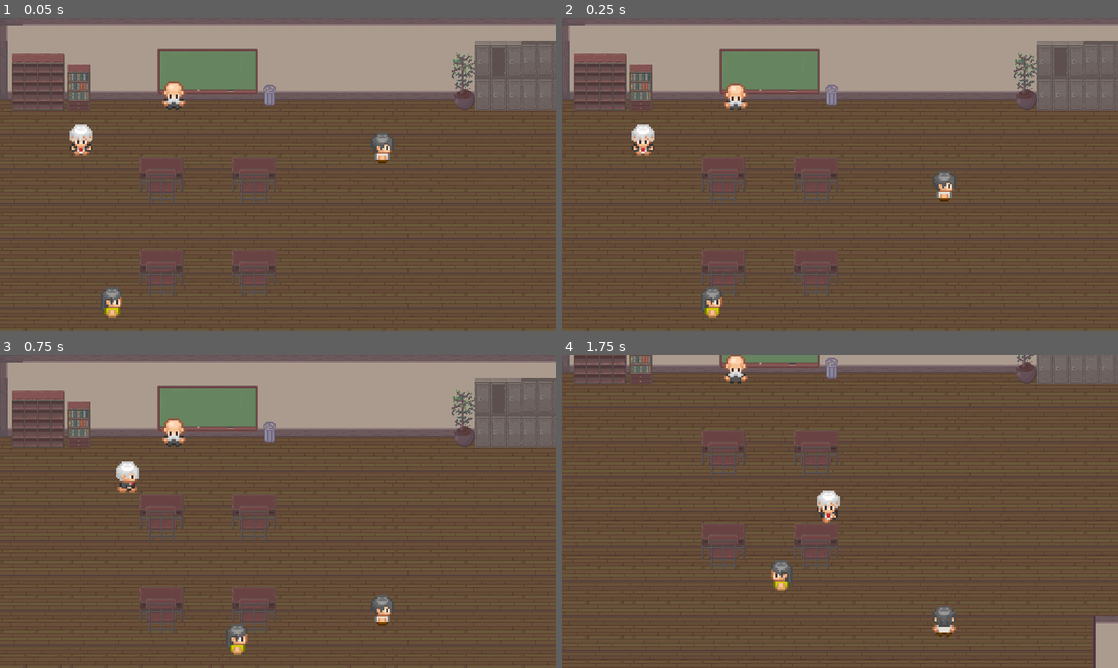
Above: before the commit, frames 1-4 (two rows, left to right).
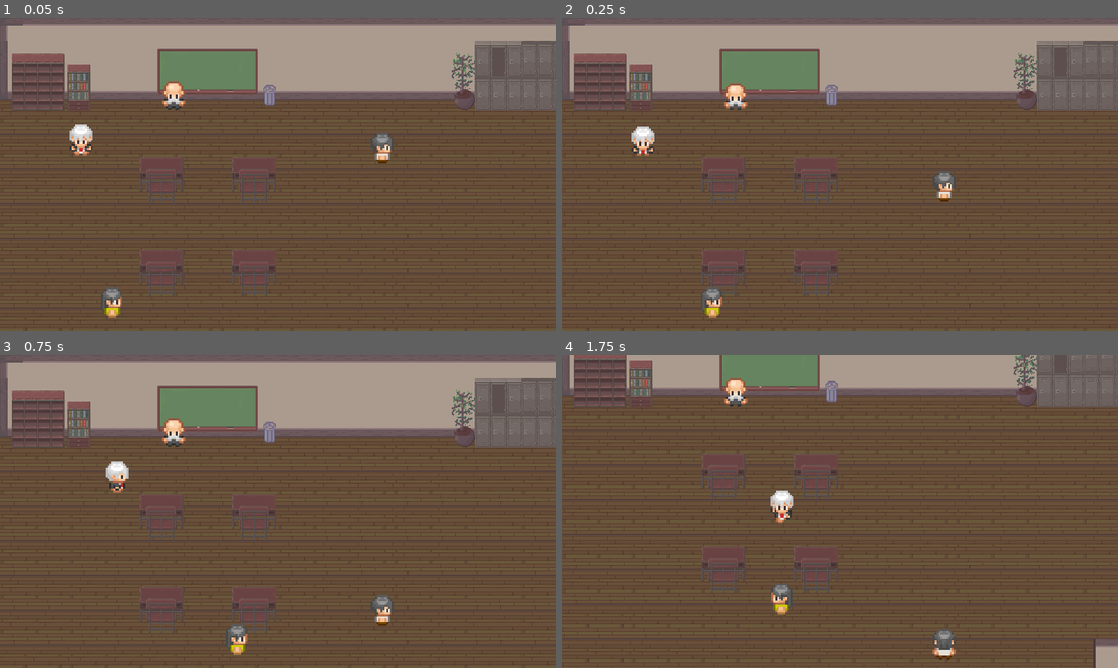
Above: after the commit, the same moments.

Repository: louis-uwie/GameOutput1_TileMovement
Game: Godot game, scene res://scenes/components/world.tscn
Same seed, same stepped clock (60 frames per second), same inputs: the game is played once before the commit and once after it.
Inputs:
- Up to frame 1 (0.05 s): no input
- Up to frame 2 (0.25 s): no input
- Up to frame 3 (0.75 s): hold Right (ui_right) from 0.53 s (still down)
- Up to frame 4 (1.75 s): release Right (ui_right) at 1.28 s; hold Down (ui_down) from 1.28 s (still down)

Frame 1 is identical in both runs. In frame 2, 0.2% of the frame differs, in the area x 12-17%, y 34-44%; in frame 3, 0.5%; in frame 4, 24%, in the area x 0-100%, y 0-100%.

Commit message:
Movement Fix

Diff:
--- a/assets/scripts/player.gd
+++ b/assets/scripts/player.gd
@@ -1,76 +1,70 @@
-extends Node2D
+extends CharacterBody2D
 
-var player_speed = 200
-var player_velocity = Vector2()
+var tile_size = 32
+var inputs = {"ui_right": Vector2.RIGHT,
+			"ui_left": Vector2.LEFT,
+			"ui_up": Vector2.UP,
+			"ui_down": Vector2.DOWN}
 
-var goal_position = Vector2()
 var last_direction = ""
-var tp_here = Vector2(816,416)
+var is_teleporting = false
+var tp_here = Vector2(816,400)
+var is_moving = false
+var animate = false
+const animation_speed = 8
 
-var is_moving = false
-var is_teleporting = false
 @onready var animation = $AnimatedSprite2D
-
+@onready var ray = $RayCast2D
 
 func _ready():
-	animation.play("idle")
-	player_velocity = Vector2()
+	print(inputs)
+	animation.play("idle_down")
 
-func _process(delta):
+func _physics_process(delta):
+	if animate:
+		return
 
-	if is_moving or is_teleporting:
-		# Normalize diagonal movement
-		player_velocity = player_velocity.normalized()
+	if !is_moving:
+		if last_direction == "up":
+			animation.play("idle_up")
+		elif last_direction == "down":
+			animation.play("idle_down")
+		elif last_direction == "left":
+			animation.play("idle_left")
+		elif last_direction == "right":
+			animation.play("idle_right")
 
-		# Update player position based on input and speed
-		var new_position = get_position() + player_velocity * player_speed * delta
-		set_position(new_position)
-
-		var distance = sqrt((new_position.x - goal_position.x)**2 + (new_position.y - goal_position.y)**2)
-
-		if distance <= 16:
-			player_velocity = Vector2()
-			set_position(goal_position)
+	for dir in inputs.keys():
+		if Input.is_action_pressed(dir):
+			is_moving = true
+			move(dir)
+		else:
 			is_moving = false
 
-	else:
-		if Input.is_action_pressed("ui_right"):
-			animation.play("right")
-			player_velocity.x += 1
-			goal_position = get_position() + player_velocity * 32
-			is_moving = true
-			last_direction = "right"
+func move(dir):
+	if dir == "ui_up":
+		animation.play("up")
+		last_direction = "up"
+	elif dir == "ui_down":
+		animation.play("down")
+		last_direction = "down"
+	elif dir == "ui_left":
+		animation.play("left")
+		last_direction = "left"
+	elif dir == "ui_right":
+		animation.play("right")
+		last_direction = "right"
 
-		elif Input.is_action_pressed("ui_left"):
-			animation.play("left")
-			player_velocity.x -= 1
-			goal_position = get_position() + player_velocity * 32
-			is_moving = true
-			last_direction = "left"
+	ray.target_position = inputs[dir] * tile_size
+	ray.force_raycast_update()
+	if !ray.is_colliding():
 
-		elif Input.is_action_pressed("ui_down"):
-			animation.play("down")
-			player_velocity.y += 1
-			goal_position = get_position() + player_velocity * 32
-			is_moving = true
-			last_direction = "down"
-
-		elif Input.is_action_pressed("ui_up"):
-			animation.play("up")
-			player_velocity.y -= 1
-			goal_position = get_position() + player_velocity * 32
-			is_moving = true
-			last_direction = "up"
-
-		else:
-			if last_direction == "right":
-				animation.play("idle_right")
-			elif last_direction == "left":
-				animation.play("idle_left")
-			elif last_direction == "up":
-				animation.play("idle_up")
-			elif last_direction == "down":
-				animation.play("idle_wdown")
+		var tween = create_tween()
+		tween.tween_property(self, "position",
+			position + inputs[dir] *    tile_size, 1.0/animation_speed).set_trans(Tween.TRANS_SINE)
+		animate = true
+		await tween.finished
+		animate = false
 
 
 func _on_area_2d_body_entered(body):
@@ -79,5 +73,4 @@
 	await get_tree().create_timer(3).timeout
 	is_teleporting = false
 	set_position(tp_here)
-
 	pass # Replace with function body.
--- a/scenes/components/clsmt_m_black.tscn
+++ b/scenes/components/clsmt_m_black.tscn
@@ -1,7 +1,7 @@
 [gd_scene load_steps=19 format=3 uid="uid://bklmrj7i1rh0y"]
 
 [ext_resource type="Script" path="res://assets/scripts/clsmt_m_black.gd" id="1_csrme"]
-[ext_resource type="Texture2D" uid="uid://0cpjjqrnwjux" path="res://assets/sprites/Characters/149.png" id="1_q23yk"]
+[ext_resource type="Texture2D" uid="uid://0cpjjqrnwjux" path="res://assets/sprites/Classmates/149.png" id="1_q23yk"]
 
 [sub_resource type="AtlasTexture" id="AtlasTexture_ghg4p"]
 atlas = ExtResource("1_q23yk")
--- a/scenes/components/player.tscn
+++ b/scenes/components/player.tscn
@@ -255,8 +255,9 @@
 position = Vector2(0, -6)
 scale = Vector2(2.66667, 2.66667)
 sprite_frames = SubResource("SpriteFrames_lm45y")
-animation = &"down"
-frame_progress = 0.532198
+animation = &"up"
 
 [node name="CollisionShape2D" type="CollisionShape2D" parent="."]
 shape = SubResource("RectangleShape2D_5ui8w")
+
+[node name="RayCast2D" type="RayCast2D" parent="."]
--- a/scenes/components/world.tscn
+++ b/scenes/components/world.tscn
@@ -10,9 +10,6 @@
 
 [sub_resource type="RectangleShape2D" id="RectangleShape2D_2m6hi"]
 size = Vector2(79, 44)
-
-[sub_resource type="RectangleShape2D" id="RectangleShape2D_ad3v4"]
-size = Vector2(931, 148)
 
 [node name="World" type="Node2D"]
 
@@ -37,13 +34,6 @@
 position = Vector2(600, 364)
 shape = SubResource("RectangleShape2D_2m6hi")
 
-[node name="NorthWall" type="Area2D" parent="game_map"]
-
-[node name="CollisionShape2DNorht" type="CollisionShape2D" parent="game_map/NorthWall"]
-position = Vector2(222.5, -201)
-shape = SubResource("RectangleShape2D_ad3v4")
-debug_color = Color(0.352941, 0.533333, 0.827451, 0.419608)
-
 [node name="clsmt_m_cyan" parent="." instance=ExtResource("4_k6jw5")]
 position = Vector2(48, 656)
 
@@ -54,4 +44,3 @@
 position = Vector2(240, 112)
 
 [connection signal="body_entered" from="game_map/Area2D" to="Player" method="_on_area_2d_body_entered"]
-[connection signal="body_entered" from="game_map/NorthWall" to="Player" method="_on_north_wall_body_entered"]
Not shown: 1 places in scenes/components/world.tscn that only renumber resources
